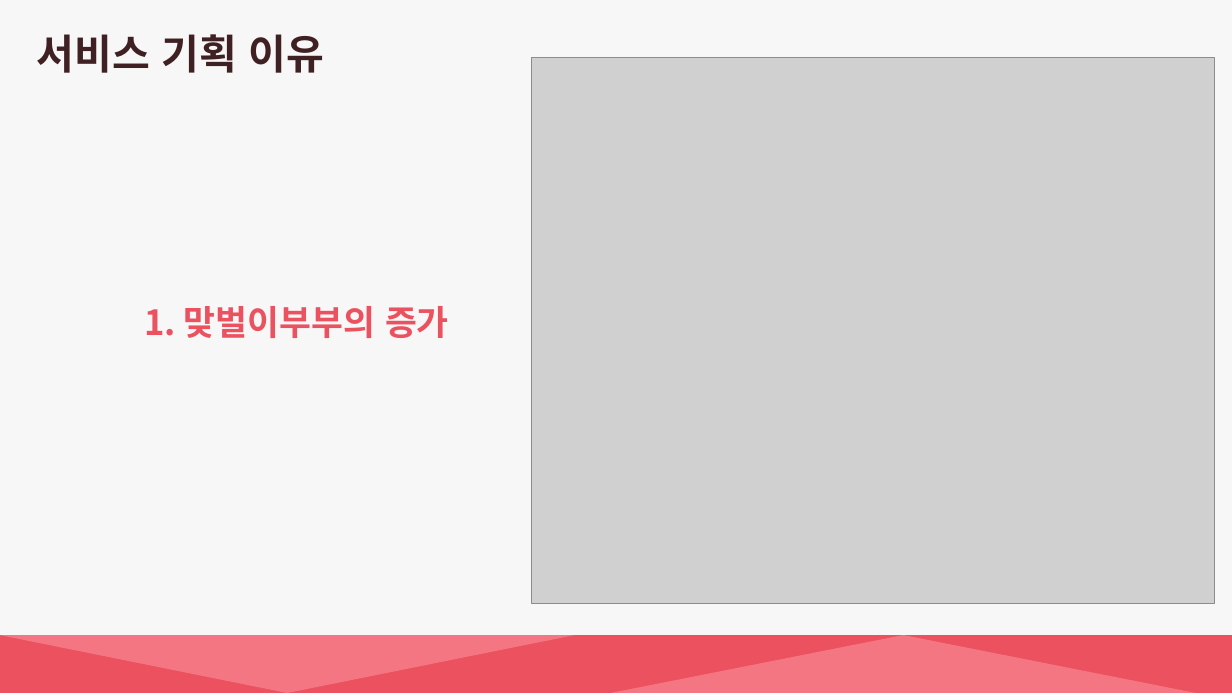
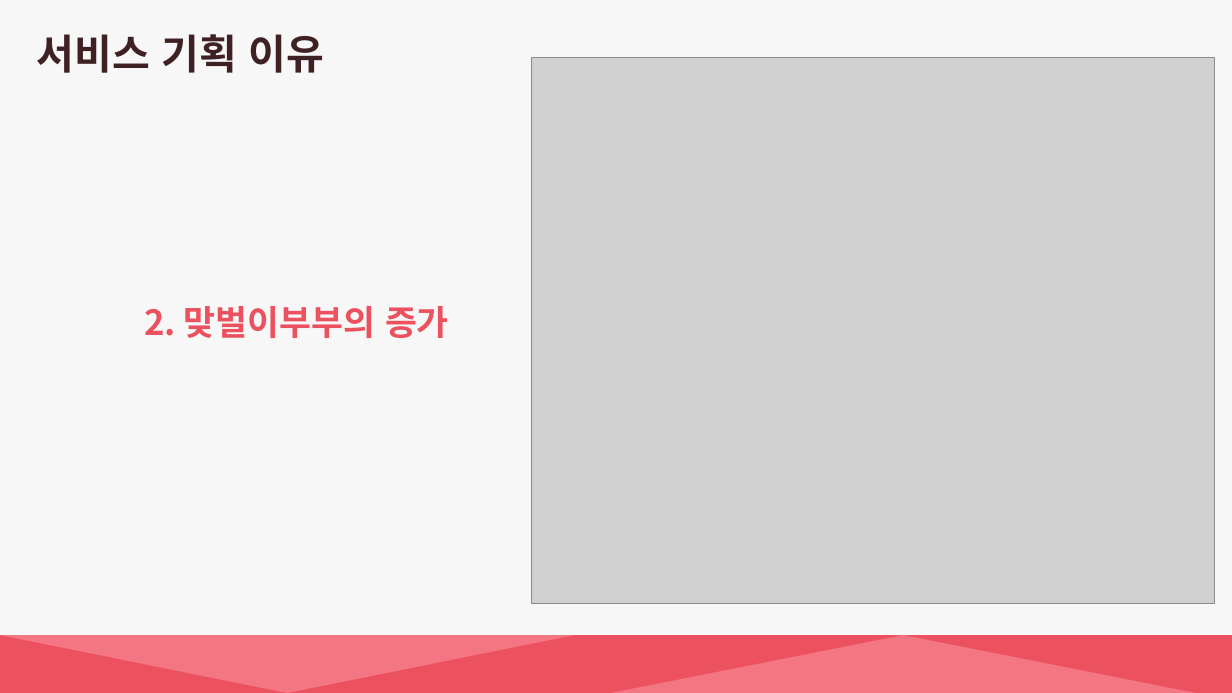
Before and after one commit to sejong10/sj_rep1, a slide deck: slide 4 of 언어데이터 PPT.pptx. Drawn at 1232x693 pixels with LibreOffice and Linux fonts; fonts in the diff are those of the drawing; grey boxes stand for pictures. Boxes give left, top, right and bottom in pixels: in the first picture for what was removed or moved away, otherwise in the second. Text is boxed around its words. In the diff, an @@ line names an element or a change of style, - is before the commit and + after.

```diff
--- a/언어데이터 PPT.pptx
+++ b/언어데이터 PPT.pptx
@@ text at <box>144,306,449,338</box>: text changed @@
-1. 맞벌이부부의 증가
+2. 맞벌이부부의 증가
```
Also in this commit, not shown: 2 other slides changed, 3 slides added.
